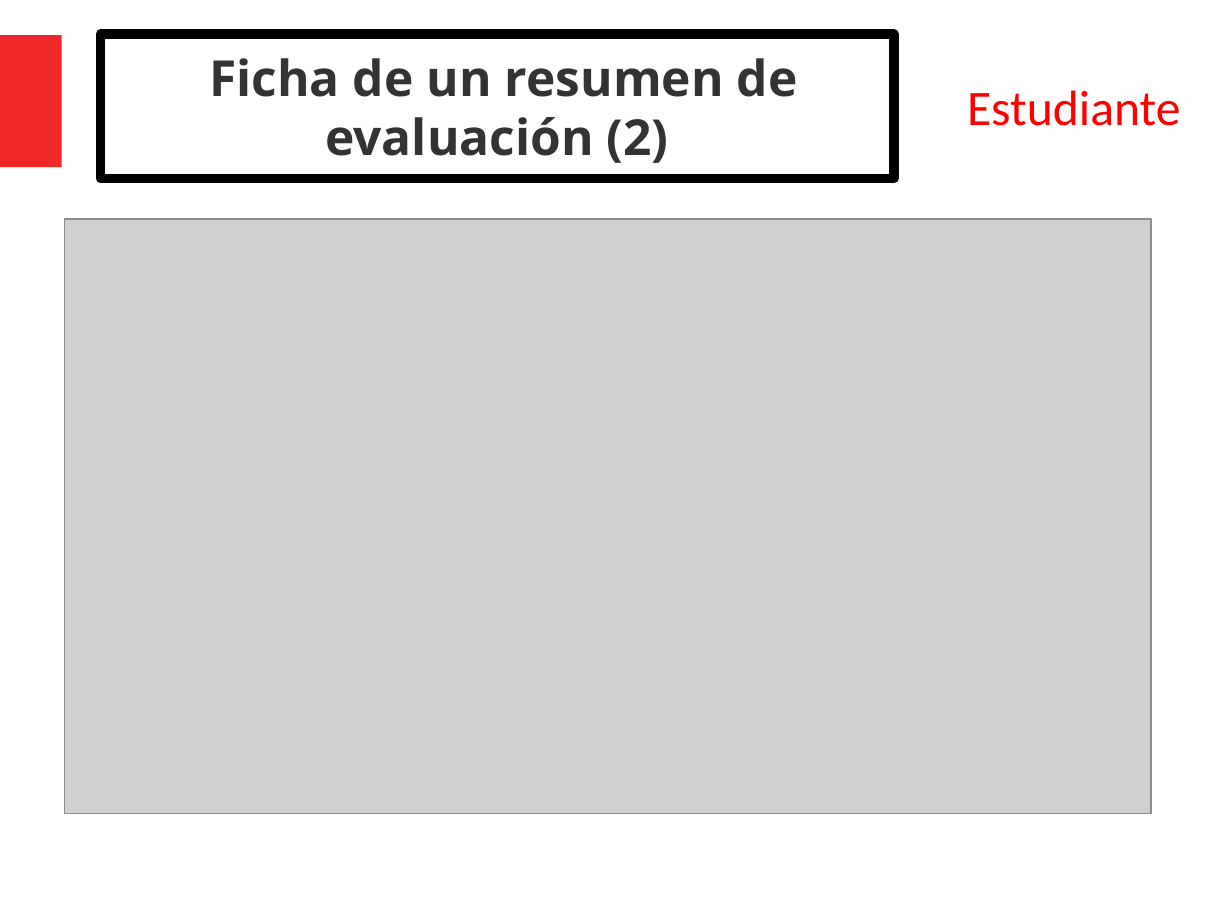
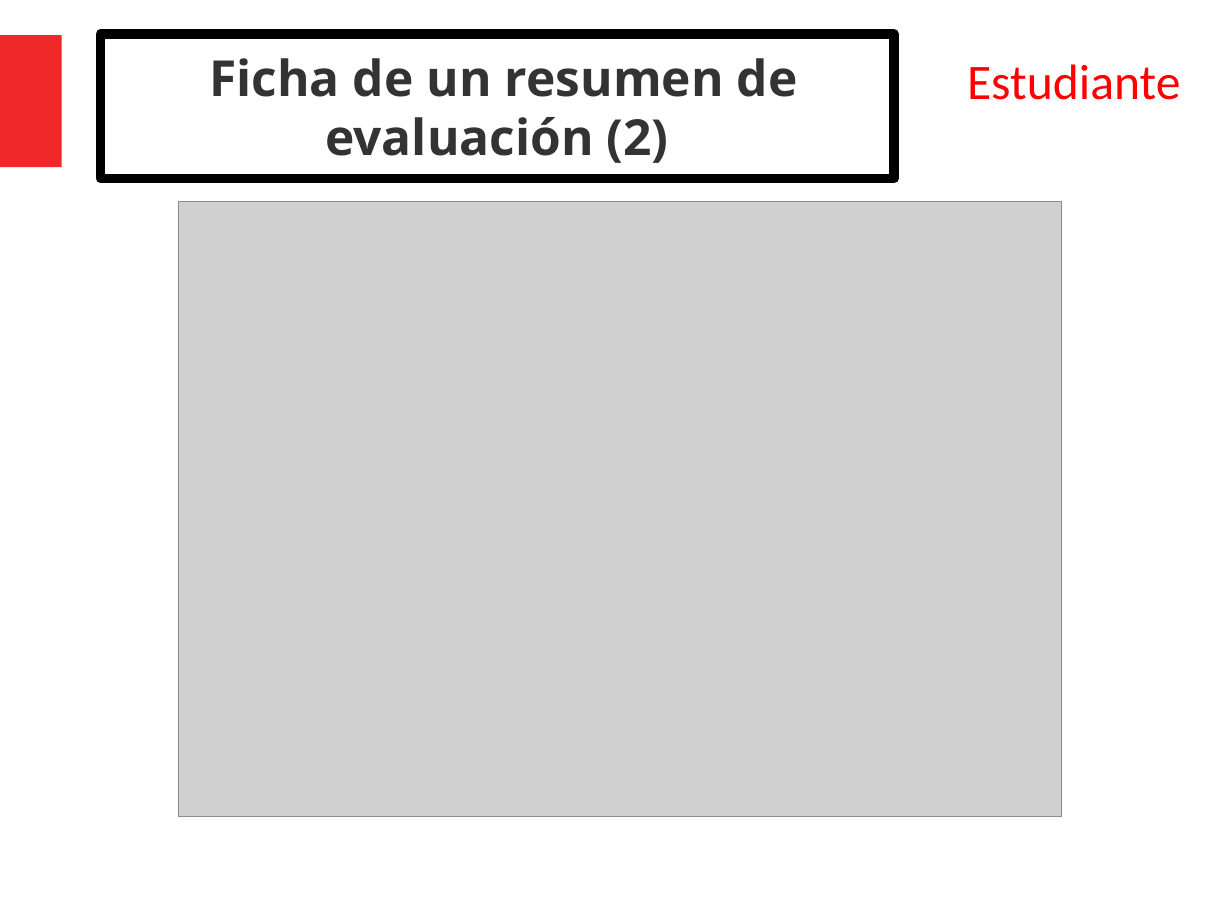
Before and after one commit to DCC-CC4401/2019-1-Grupo-13, a slide deck: slide 11 of presentaciones/presentacion-tarea2/presentacion.pptx (slide 12 before the commit). Drawn at 1232x924 pixels with LibreOffice and Linux fonts; fonts in the diff are those of the drawing; grey boxes stand for pictures. Boxes give left, top, right and bottom in pixels: in the first picture for what was removed or moved away, otherwise in the second. Text is boxed around its words. In the diff, an @@ line names an element or a change of style, - is before the commit and + after.

Commit message:
screenshots y presentacion tarea2

```diff
--- a/presentaciones/presentacion-tarea2/presentacion.pptx
+++ b/presentaciones/presentacion-tarea2/presentacion.pptx
@@ text "Estudiante": place and size @@
-text "Estudiante" at [967, 90, 1181, 126]
+text "Estudiante" at [967, 64, 1181, 100]
@@ picture: place and size @@
-picture at [65, 219, 1152, 814]
+picture at [179, 201, 1062, 817]
```
Also in this commit, not shown: 9 other slides changed, 1 slide removed, 24 other files.
